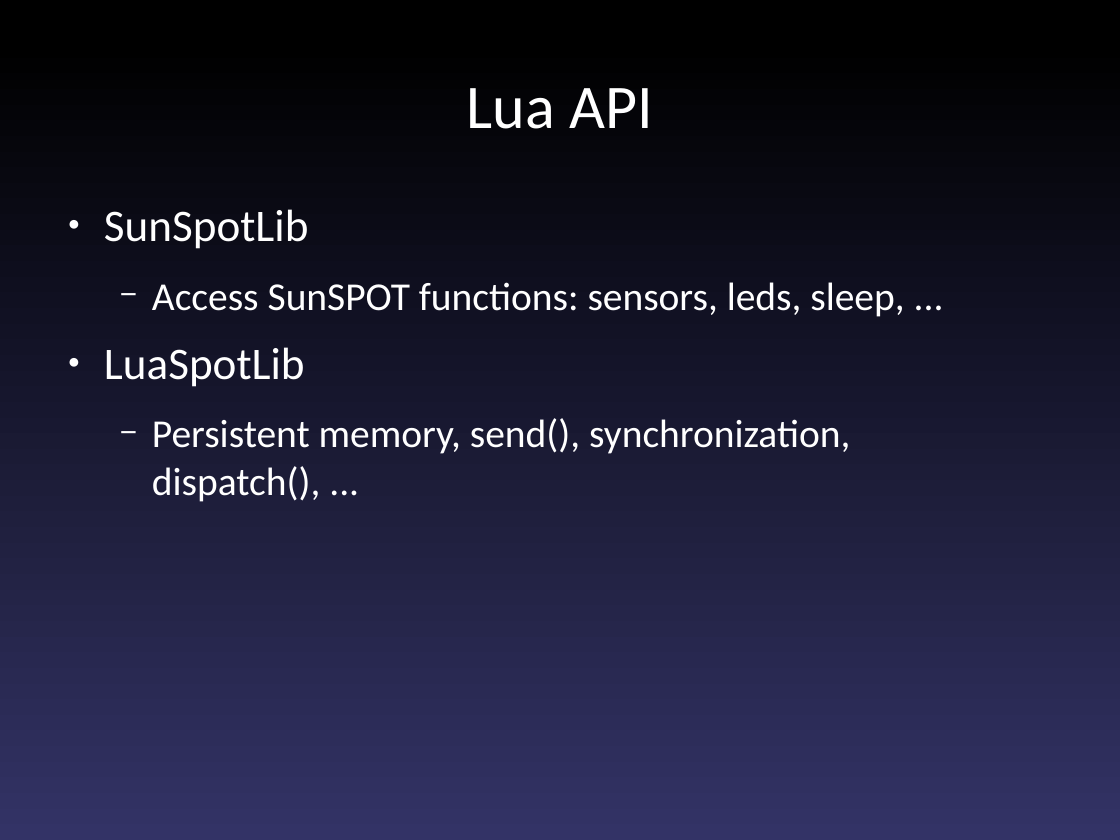
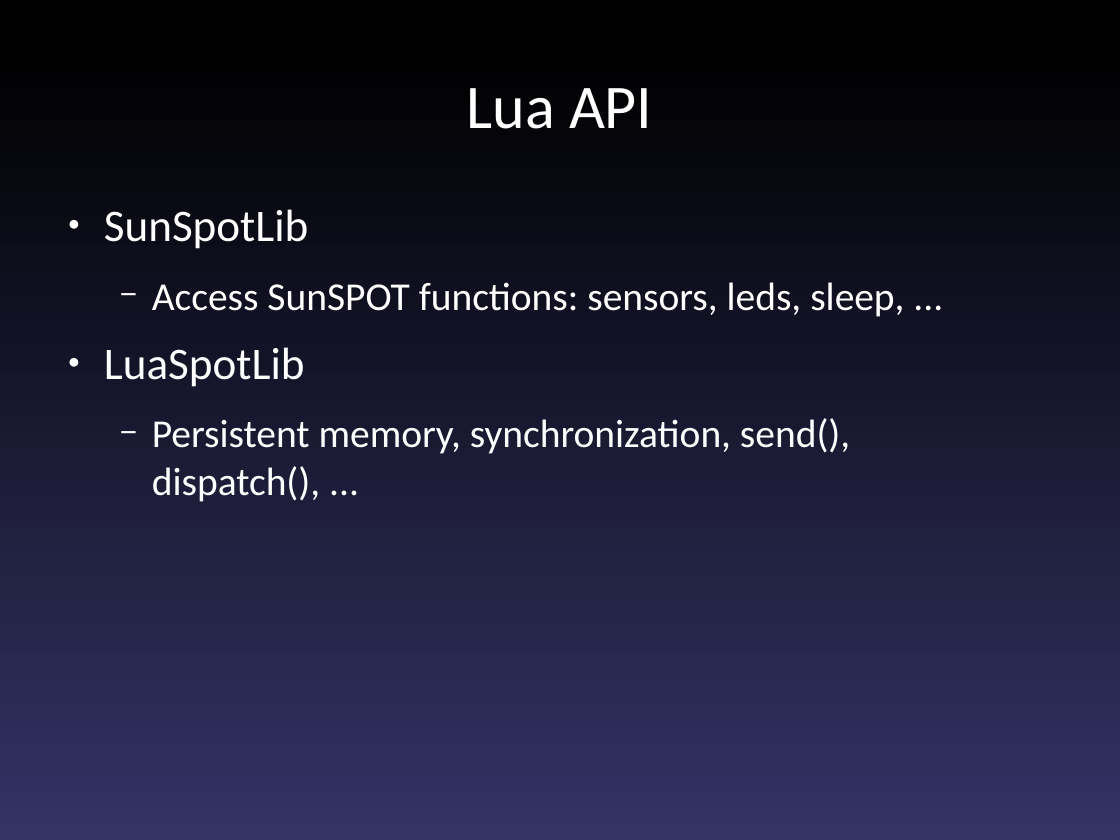
Before and after one commit to fajran/luaspot, a slide deck: slide 9 of doc/presentation/Scriptable Sensor Network.odp. Drawn at 1120x840 pixels with LibreOffice and Linux fonts; fonts in the diff are those of the drawing. Boxes give left, top, right and bottom in pixels: in the first picture for what was removed or moved away, otherwise in the second. Text is boxed around its words. In the diff, an @@ line names an element or a change of style, - is before the commit and + after.

Commit message:
RC2

```diff
--- a/doc/presentation/Scriptable Sensor Network.odp
+++ b/doc/presentation/Scriptable Sensor Network.odp
@@ text at [152, 418, 850, 502]: text changed @@
-  − Persistent memory, send(), synchronization, dispatch(), ...
+  − Persistent memory, synchronization, send(), dispatch(), ...
```
Also in this commit, not shown: 10 other slides changed.
